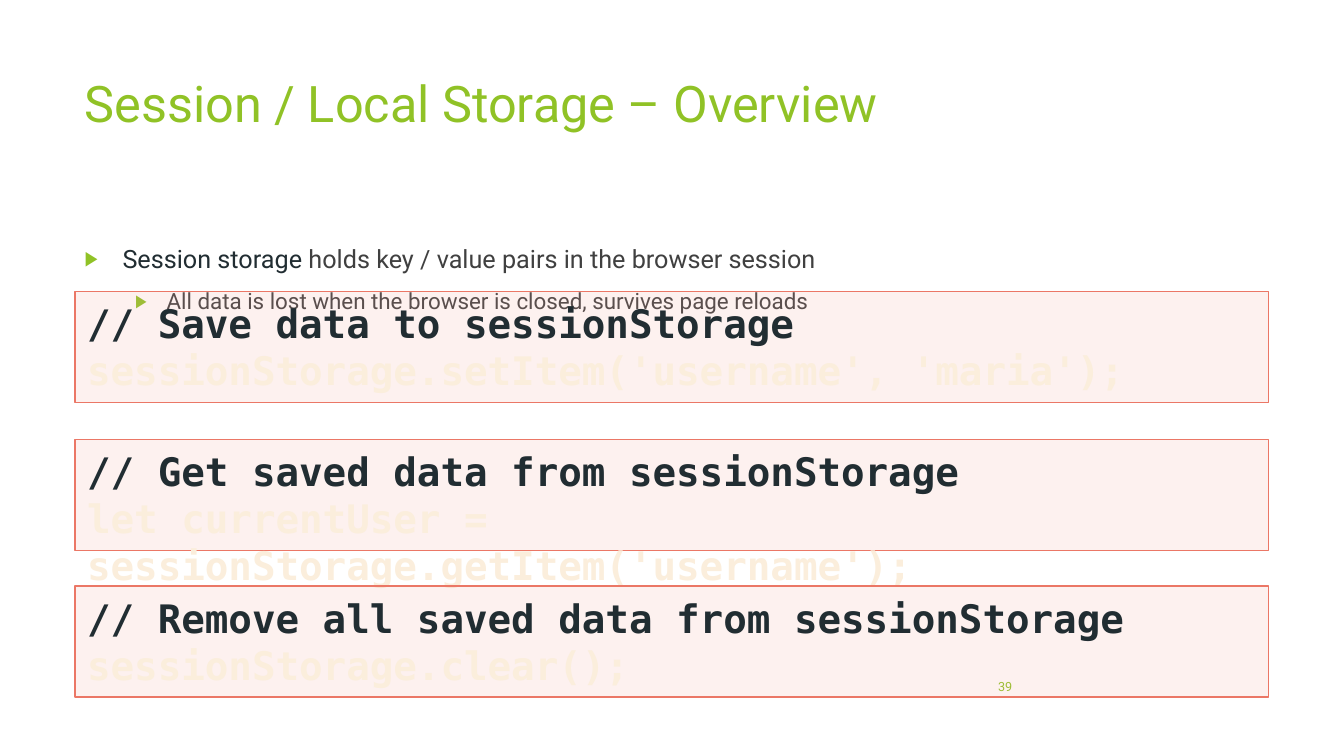
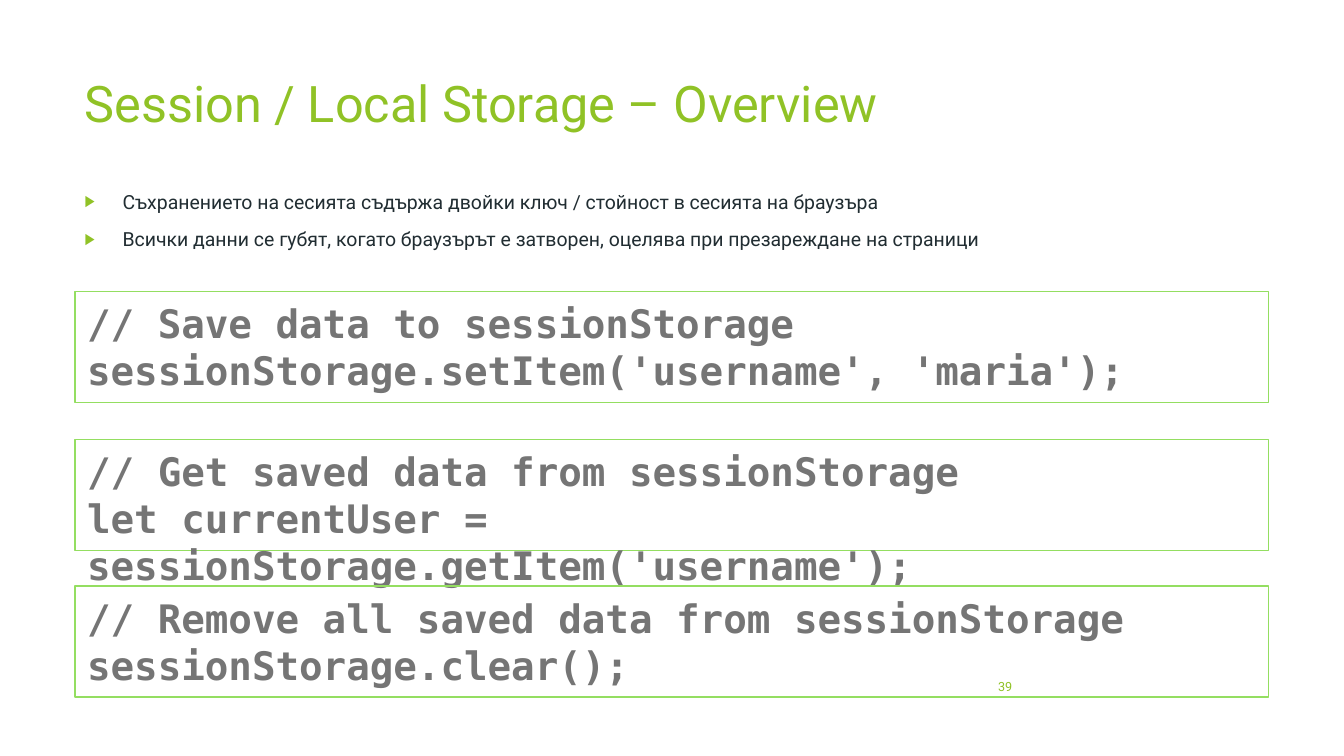
Before and after one commit to profjordanov/hybrid-app-development, a slide deck: slide 39 of 03. Async JS/tasks.pptx. Drawn at 1344x756 pixels with LibreOffice and Linux fonts; fonts in the diff are those of the drawing. Boxes give left, top, right and bottom in pixels: in the first picture for what was removed or moved away, otherwise in the second. Text is boxed around its words. In the diff, an @@ line names an element or a change of style, - is before the commit and + after.

```diff
--- a/03. Async JS/tasks.pptx
+++ b/03. Async JS/tasks.pptx
@@ text added at <box>123,194,979,250</box>, 13.9 pt, text #212D32 @@
+▶ Съхранението на сесията съдържа двойки ключ / стойност в сесията на браузъра
+▶ Всички данни се губят, когато браузърът е затворен, оцелява при презареждане на страници
@@ text removed at <box>123,249,816,315</box> @@
-▶ Session storage holds key / value pairs in the browser session
-  ▶ All data is lost when the browser is closed, survives page reloads
@@ rectangle "// Save data to sessionStorage" at <box>76,291,1269,402</box>: text colour #212D32 to #767676 in "// Save data to sessionStorage"; text colour #FBEEDC to #767676 in "sessionStorage.setItem('username', 'maria');"; fill #F2A499 at 15% opacity to none; outline #EB7766 1 pt to #94DE61 1 pt @@
@@ rectangle "// Get saved data from ..." at <box>76,440,1269,551</box>: text colour #212D32 to #767676 in "// Get saved data from sessionStorage"; text colour #FBEEDC to #767676 in "let currentUser = sessionStorage.getItem('username');"; fill #F2A499 at 15% opacity to none; outline #EB7766 1 pt to #94DE61 1 pt @@
@@ rectangle "// Remove all saved data ..." at <box>76,587,1269,698</box>: text colour #212D32 to #767676 in "// Remove all saved data from sessionStorage"; text colour #FBEEDC to #767676 in "sessionStorage.clear();"; fill #F2A499 at 15% opacity to none; outline #EB7766 1 pt to #94DE61 1 pt @@
```
Also in this commit, not shown: 50 other slides changed, 9 slides added, 13 slides removed, 1 other file.
